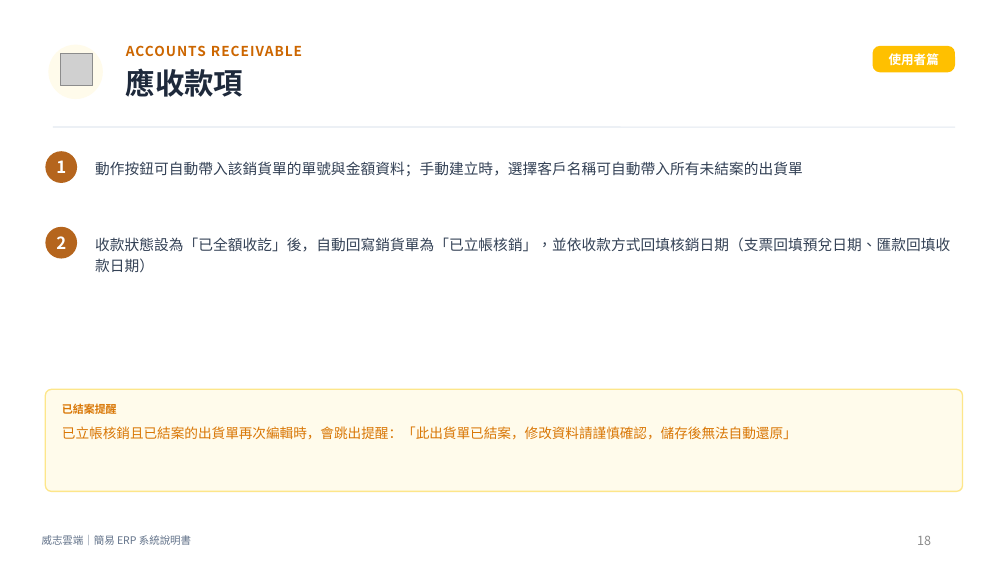
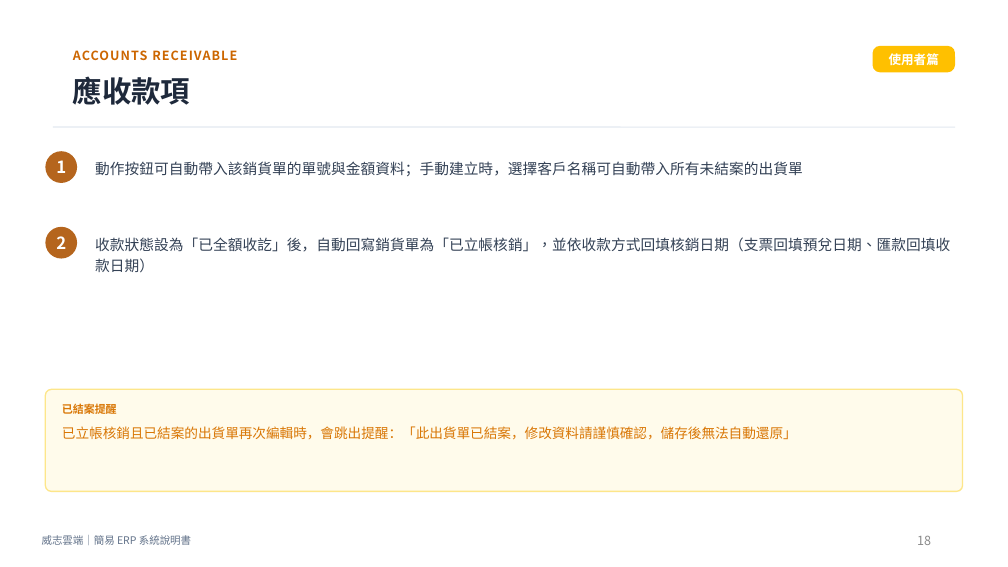
Before and after one commit to nkn262628/simple-erp-system, a slide deck: slide 18 of ERP說明.pptx. Drawn at 1008x567 pixels with LibreOffice and Linux fonts; fonts in the diff are those of the drawing; grey boxes stand for pictures. Boxes give left, top, right and bottom in pixels: in the first picture for what was removed or moved away, otherwise in the second. Text is boxed around its words. In the diff, an @@ line names an element or a change of style, - is before the commit and + after.

```diff
--- a/ERP說明.pptx
+++ b/ERP說明.pptx
@@ ellipse removed at (48,45,103,99) @@
@@ picture removed at (60,53,93,85) @@
@@ text "ACCOUNTS RECEIVABLE": place and size @@
-text "ACCOUNTS RECEIVABLE" at (126,45,302,56)
+text "ACCOUNTS RECEIVABLE" at (73,50,237,60)
@@ text "ACCOUNTS RECEIVABLE" at (73,50,237,60): size 13 to 12 pt @@
@@ text "應收款項": place and size @@
-text "應收款項" at (126,68,243,97)
+text "應收款項" at (73,76,190,105)
```
Also in this commit, not shown: 19 other slides changed, 3 other files.
